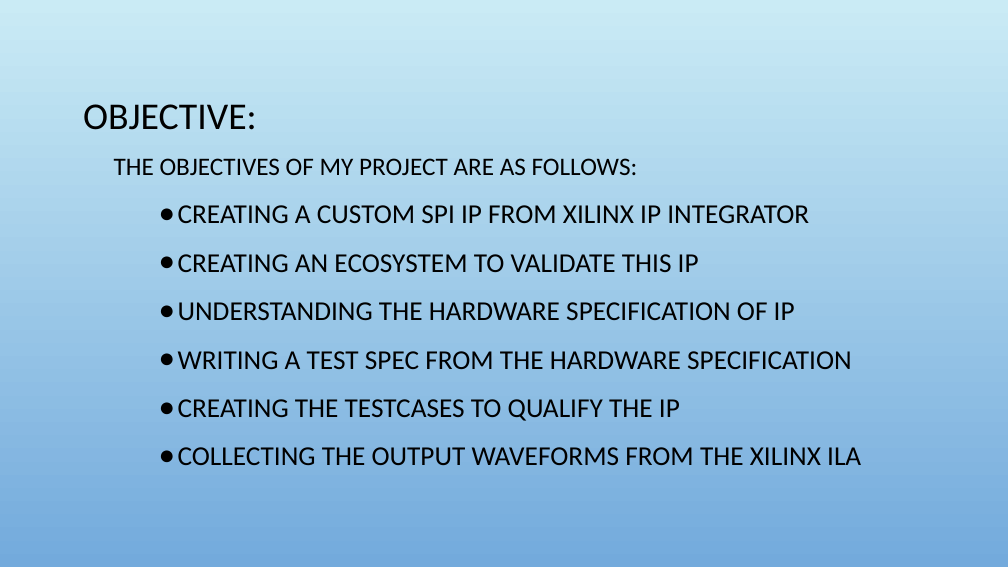
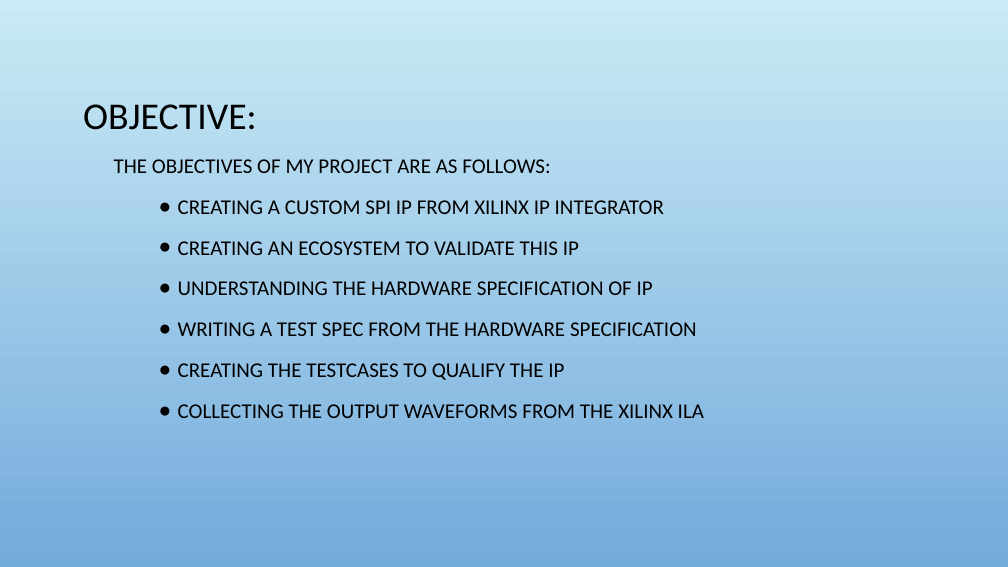
Before and after one commit to Selva1110/MELZG628T_2022HT80170, a slide deck: slide 3 of Report_docs/2022HT80170_ppt.pptx. Drawn at 1008x567 pixels with LibreOffice and Linux fonts; fonts in the diff are those of the drawing; background and template pictures are left out. Boxes give left, top, right and bottom in pixels: in the first picture for what was removed or moved away, otherwise in the second. Text is boxed around its words. In the diff, an @@ line names an element or a change of style, - is before the commit and + after.

```diff
--- a/Report_docs/2022HT80170_ppt.pptx
+++ b/Report_docs/2022HT80170_ppt.pptx
@@ text "THE OBJECTIVES OF MY PROJECT ..." at box(114, 159, 704, 418): size 24 to 20 pt in "THE OBJECTIVES OF MY PROJECT ARE AS ..."; size 26 to 20 pt in "CREATING A CUSTOM SPI IP FROM XILINX ...", "CREATING AN ECOSYSTEM TO VALIDATE THIS IP", "UNDERSTANDING THE HARDWARE SPECIFICATION OF IP", "WRITING A TEST SPEC FROM THE HARDWARE ..." and 2 more places; line spacing 1.1 to 1.2; line spacing 1.35 to 1.45 @@
```
Also in this commit, not shown: 3 other slides changed, 1 slide added, 1 slide removed, 4 other files.
